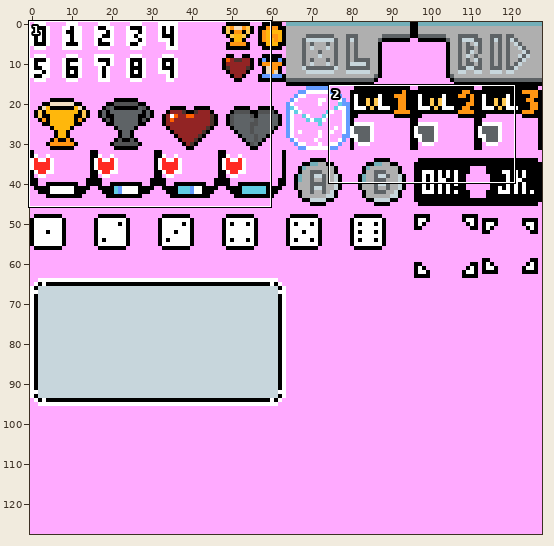
Pixel-art file, stored at sprites/ui/ui.aseprite. The picture above shows the old version from afar; the outline marks the close-up.
Close-up. Before the edit:
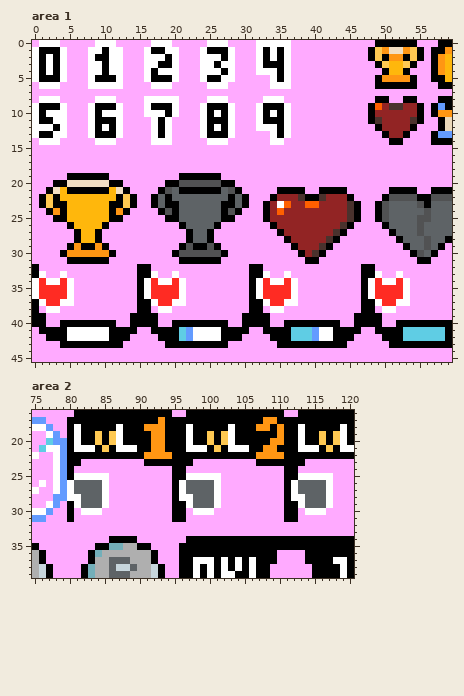
128x128 pixels, 1 frame. Shown: area 1: x 0..59, y 0..45; area 2: x 75..120, y 16..39. The commit also changed other parts of the picture, which this record leaves out.
Once edited:
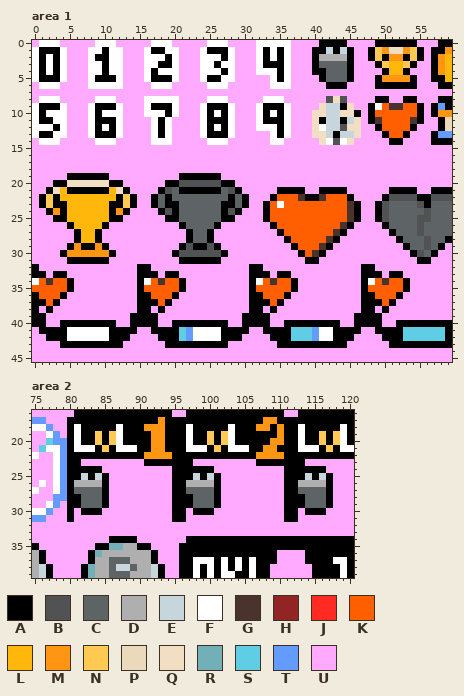
Palette (. is transparent): A #000000  B #515253  C #5e6366  D #afafaf  E #c7d6dc  F #ffffff  G #4a322d  H #922424  J #ff2b23  K #ff5f00  L #ffb70c  M #ff9613  N #ffc952  P #ebd9bb  Q #f2dfc3  R #73afb9  S #5fcde4  T #639bff  U #ffaaff
What changed:
Area 1, layer "Layer 2":
y 0: x 41..44 UUUU -> AAAA
y 1: x 40..45 UUUUUU -> AAEAEA
y 2: x 40..45 UUUUUU -> ADDDDA
y 3: x 40..45 UUUUUU -> ACCCCA
y 4: x 40..45 UUUUUU -> AACCCA
y 5: x 41..45 UUUUU -> ACCCA
y 6: x 42..44 UUU -> AAA
y 8: x 42..44 UUU -> BQB
y 9: x 41..45 UUUUU -> QEEAQ; x 49..50 KH -> FK; x 53..54 HH -> KK
y 10: x 40..46 UUUUUUU -> QQEEQQA; x 49..54 HHHHHH -> KKKKKK
y 11: x 40..46 UUUUUUU -> QAEEAEQ; x 50..53 HHHH -> KKKK
y 12: x 40..46 UUUUUUU -> QFEEBQQ; x 50..53 HHHH -> KKKK
y 13: x 40..46 UUUUUUU -> QQEAEEQ; x 51..52 HH -> KK
y 14: x 41..45 UUUUU -> QFBFQ
y 22: x 35..37 HHH -> KKK; x 42..44 HHH -> KKK
y 23: x 34 H -> K; x 37..38 HH -> KK; x 41..44 HHHH -> KKKK
y 24: x 34 H -> K; x 36..44 HHHHHHHHH -> KKKKKKKKK
y 25: x 34..44 HHHHHHHHHHH -> KKKKKKKKKKK
y 26: x 35..43 HHHHHHHHH -> KKKKKKKKK
y 27: x 36..42 HHHHHHH -> KKKKKKK
y 28: x 37..41 HHHHH -> KKKKK
y 29: x 38..40 HHH -> KKK
y 30: x 39 H -> K
y 33: x 1 F -> A; x 3..4 UF -> AA; x 17 F -> A; x 19..20 UF -> AA; x 33 F -> A; x 35..36 UF -> AA; x 49 F -> A; x 51..52 UF -> AA
y 34: x 1..5 JFFJF -> KGKKA; x 17..21 JFFJF -> KGKKA; x 33..37 JFFJF -> KGKKA; x 49..53 JFFJF -> KGKKA
y 35: x 0..5 FJJJJF -> KKKKKA; x 16..21 FJJJJF -> KKKKKA; x 32..37 FJJJJF -> KKKKKA; x 48..53 FJJJJF -> KKKKKA
y 36: x 0..5 FJJJJF -> AKKKAU; x 16..21 FJJJJF -> AKKKAU; x 32..37 FJJJJF -> AKKKAU; x 48..53 FJJJJF -> AKKKAU
y 37: x 1..5 FJJFF -> AKAUU; x 17..21 FJJFF -> AKAUU; x 33..37 FJJFF -> AKAUU; x 49..53 FJJFF -> AKAUU
y 38: x 2..3 FF -> AU; x 18..19 FF -> AU; x 34..35 FF -> AU; x 50..51 FF -> AU
Area 2, layer "Layer 2":
y 24: x 81..84 UUUU -> AAAA; x 97..100 UUUU -> AAAA; x 113..116 UUUU -> AAAA
y 25: x 81..85 FFFFF -> AEAEA; x 97..101 FFFFF -> AEAEA; x 113..117 FFFFF -> AEAEA
y 26: x 80..85 FCCCCF -> ADDDDA; x 96..101 FCCCCF -> ADDDDA; x 112..117 FCCCCF -> ADDDDA
y 27: x 80 F -> A; x 85 F -> A; x 96 F -> A; x 101 F -> A; x 112 F -> A; x 117 F -> A
y 28: x 80..81 FF -> AA; x 85 F -> A; x 96..97 FF -> AA; x 101 F -> A; x 112..113 FF -> AA; x 117 F -> A
y 29: x 81 F -> A; x 85 F -> A; x 97 F -> A; x 101 F -> A; x 113 F -> A; x 117 F -> A
y 30: x 82..84 FFF -> AAA; x 98..100 FFF -> AAA; x 114..116 FFF -> AAA
Changed places in both close-ups, as pixel boxes (x1, y1, x2, y2):
changed: (312, 40, 417, 145)
changed: (256, 194, 347, 313)
changed: (32, 271, 74, 313)
changed: (144, 271, 186, 313)
changed: (368, 271, 410, 313)
changed: (67, 466, 109, 515)
changed: (179, 466, 221, 515)
changed: (291, 466, 333, 515)
